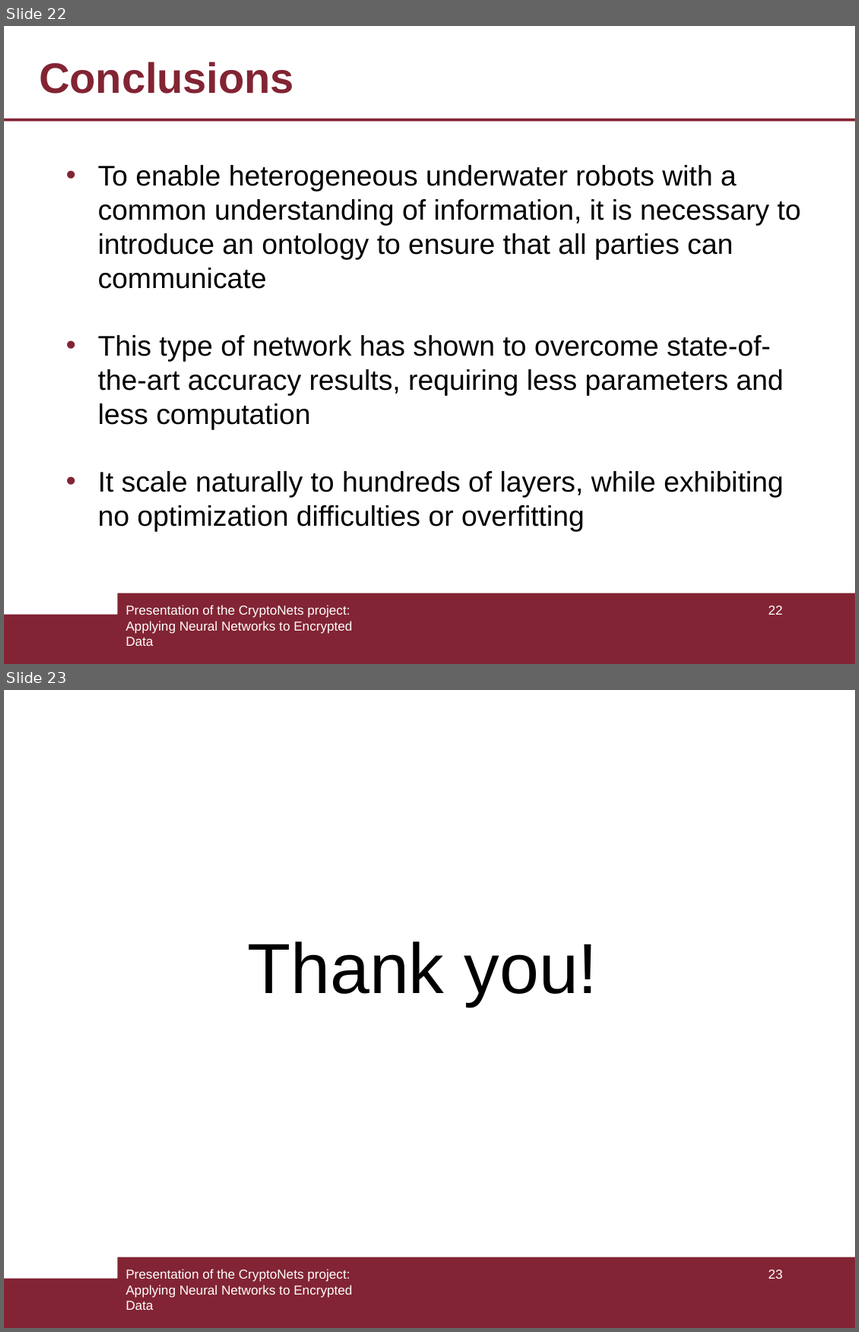
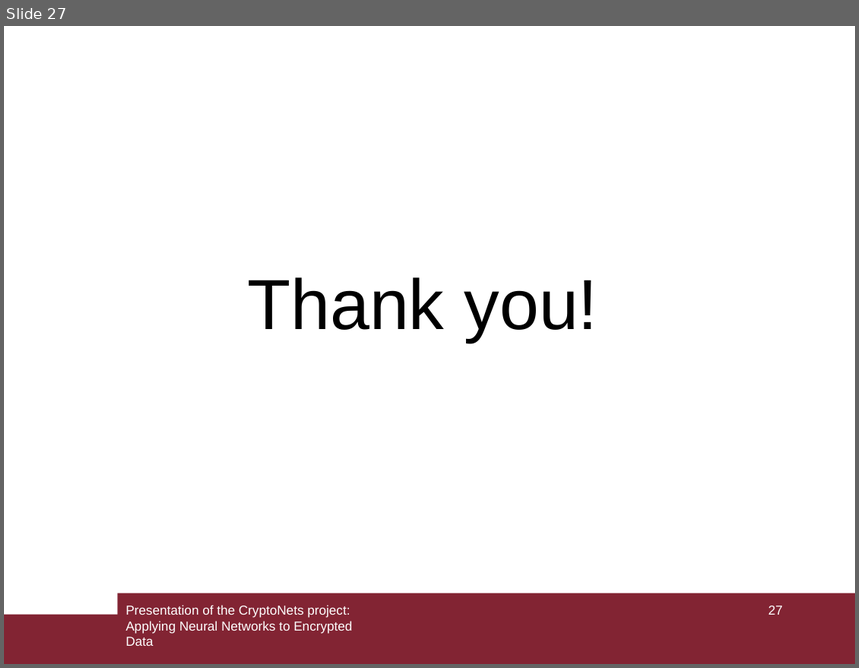
Before and after one commit to armandofln/CryptoNets-with-Python, a slide deck: slides/slide.odp. Shown one above the other, each under a label of ours: slides 22 and 23 before the commit, slide 27 after it. The pictures are 859x1332 and 859x668 pixels, drawn with LibreOffice and Linux fonts; fonts in the diff are those of the drawing. Boxes give left, top, right and bottom in pixels: in the first picture for what was removed or moved away, otherwise in the second. Text is boxed around its words. In the diff, an @@ line names an element or a change of style, - is before the commit and + after.

```diff
--- a/slides/slide.odp
+++ b/slides/slide.odp
@@ slide 22 removed at <box>4,26,855,664</box>, background #FFFFFF; not listed: 2 template elements that a slide beside it also shows @@
@@ title removed at <box>39,62,294,94</box> @@
-Conclusions
@@ line removed from (4, 119) to (855, 119) @@
@@ text removed at <box>98,165,801,531</box> @@
-• To enable heterogeneous underwater robots with a common understanding of information, it is necessary to introduce an ontology to ensure that all parties can communicate
-• This type of network has shown to overcome state-of-the-art accuracy results, requiring less parameters and less computation
-• It scale naturally to hundreds of layers, while exhibiting no optimization difficulties or overfitting
@@ text removed at <box>126,605,352,646</box> @@
-Presentation of the CryptoNets project: Applying Neural Networks to Encrypted Data
@@ page number removed at <box>769,606,783,615</box> @@
-22
@@ what was slide 23 is now slide 27 @@
@@ page number at <box>769,606,783,615</box>: text changed @@
-23
+27
```
Also in this commit, not shown: 4 slides changed, 6 slides added, 6 other files.
